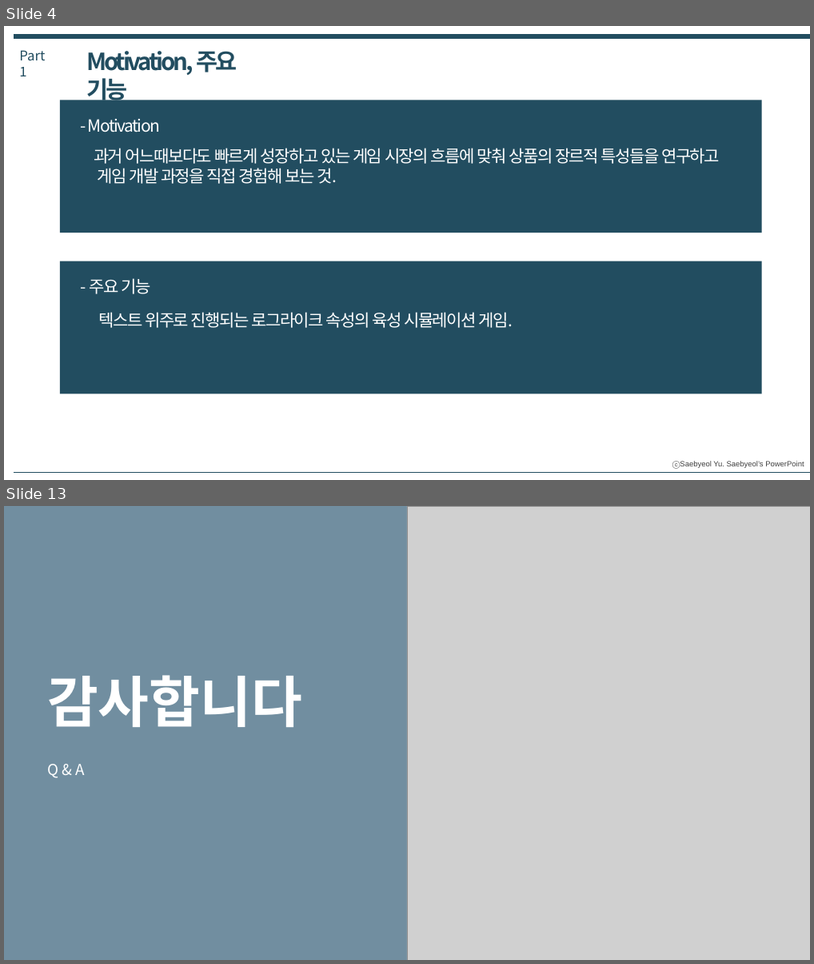
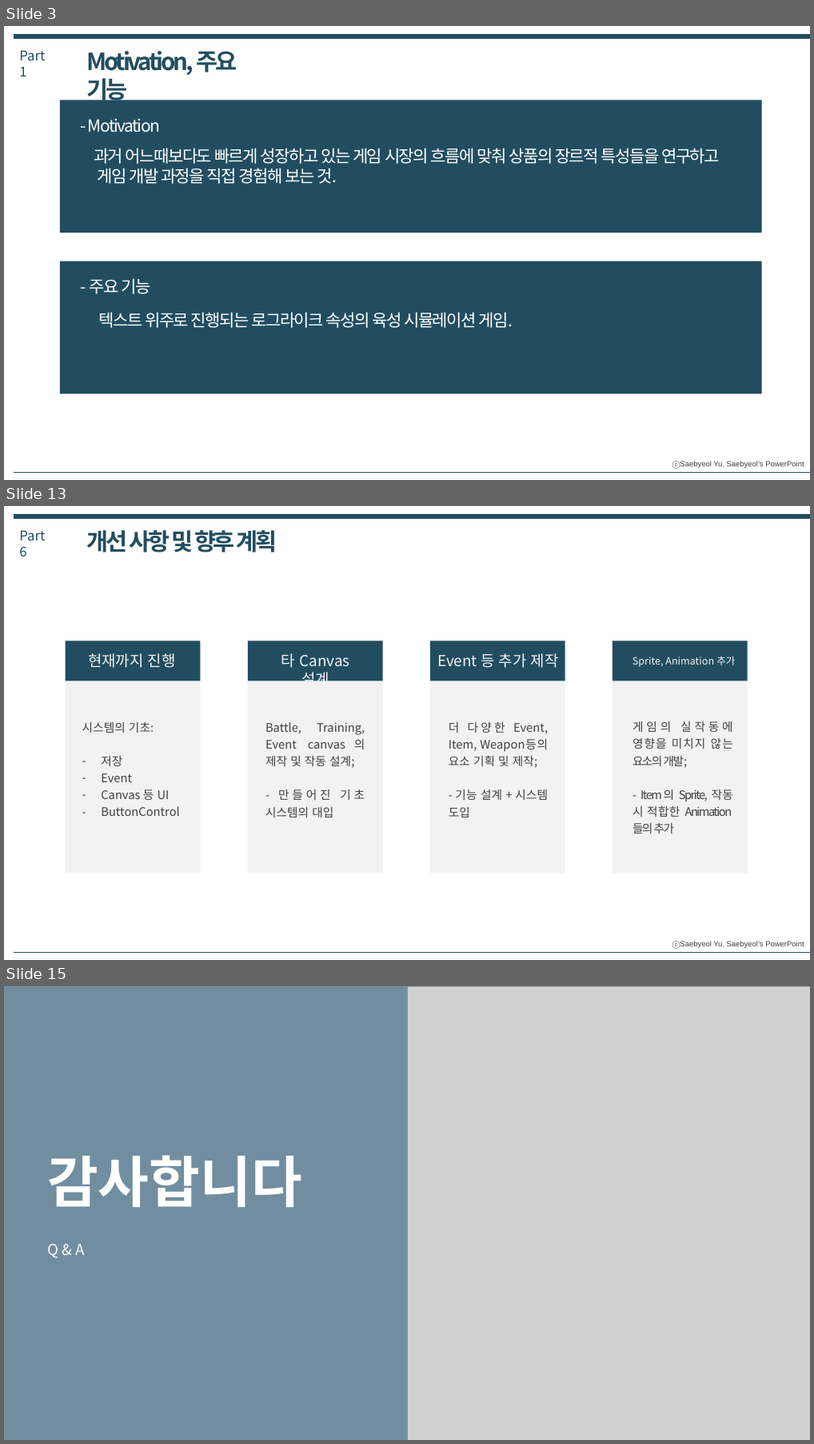
Before and after one commit to IdfKLeh/capstone, a slide deck: for_school/[4팀] 최종발표.pptx. Shown one above the other, each under a label of ours: slides 4 and 13 before the commit, slides 3, 13 and 15 after it; the slides between them are not shown. The pictures are 814x964 and 814x1444 pixels, drawn with LibreOffice and Linux fonts; fonts in the diff are those of the drawing; grey boxes stand for pictures. Boxes give left, top, right and bottom in pixels: in the first picture for what was removed or moved away, otherwise in the second. Text is boxed around its words. In the diff, an @@ line names an element or a change of style, - is before the commit and + after.

```diff
--- a/for_school/[4팀] 최종발표.pptx
+++ b/for_school/[4팀] 최종발표.pptx
@@ slide 13 added at [4,506,810,960], background #FFFFFF; not listed: 1 template element that a slide beside it also shows @@
@@ line added from (14, 517) to (810, 517), #224D60 6 pt @@
@@ text added at [19,530,45,556], 16 pt, text #224D60 @@
+Part 6
@@ text added at [87,530,278,552], 28 pt, text #224D60, bold @@
+개선 사항 및 향후 계획
@@ rectangle added at [66,641,201,873], fill #F2F2F2 @@
@@ rectangle added at [66,641,201,681], fill #224D60 @@
@@ rectangle added at [248,641,382,873], fill #F2F2F2 @@
@@ rectangle added at [248,641,382,681], fill #224D60 @@
@@ rectangle added at [430,641,566,873], fill #F2F2F2 @@
@@ rectangle added at [430,641,566,681], fill #224D60 @@
@@ rectangle added at [613,641,748,873], fill #F2F2F2 @@
@@ rectangle added at [613,641,748,681], fill #224D60 @@
@@ text added at [88,653,176,668], 18 pt, text #F2F2F2 @@
+현재까지 진행
@@ text added at [282,653,350,688], 18 pt, text #F2F2F2 @@
+타 Canvas 설계
@@ text added at [438,653,559,668], 18 pt, text #F2F2F2 @@
+Event 등 추가 제작
@@ text added at [633,656,735,667], 12 pt, text #F2F2F2 @@
+Sprite, Animation 추가
@@ text added at [633,721,734,833], 14 pt, text #404040 @@
+게임의 실작동에 영향을 미치지 않는 요소의 개발;
+- Item의 Sprite, 작동 시 적합한 Animation들의 추가
@@ text added at [82,722,180,816], 14 pt, text #404040 @@
+시스템의 기초:
+– 저장
+– Event
+– Canvas 등 UI
+– ButtonControl
@@ text added at [266,722,365,817], 14 pt, text #404040 @@
+Battle, Training, Event canvas의 제작 및 작동 설계;
+- 만들어진 기초 시스템의 대입
@@ text added at [449,722,548,817], 14 pt, text #404040 @@
+더 다양한 Event, Item, Weapon등의 요소 기획 및 제작;
+- 기능 설계 + 시스템 도입
@@ line added from (14, 952) to (810, 952), #224D60 0.25 pt @@
@@ what was slide 4 is now slide 3 @@
@@ what was slide 13 is now slide 15 @@
```
Also in this commit, not shown: 2 slides changed, 9 other slides added, 8 slides removed.
